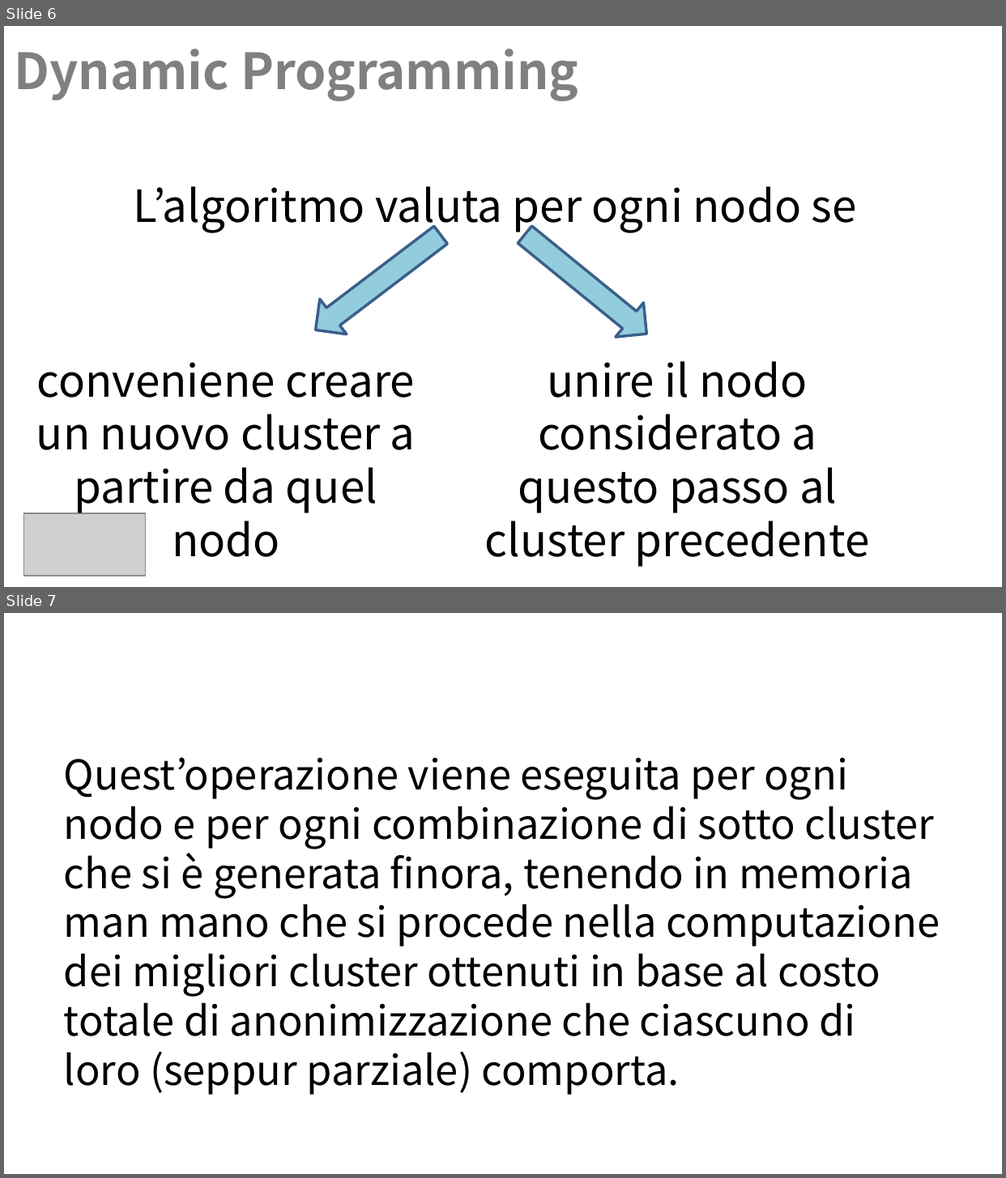
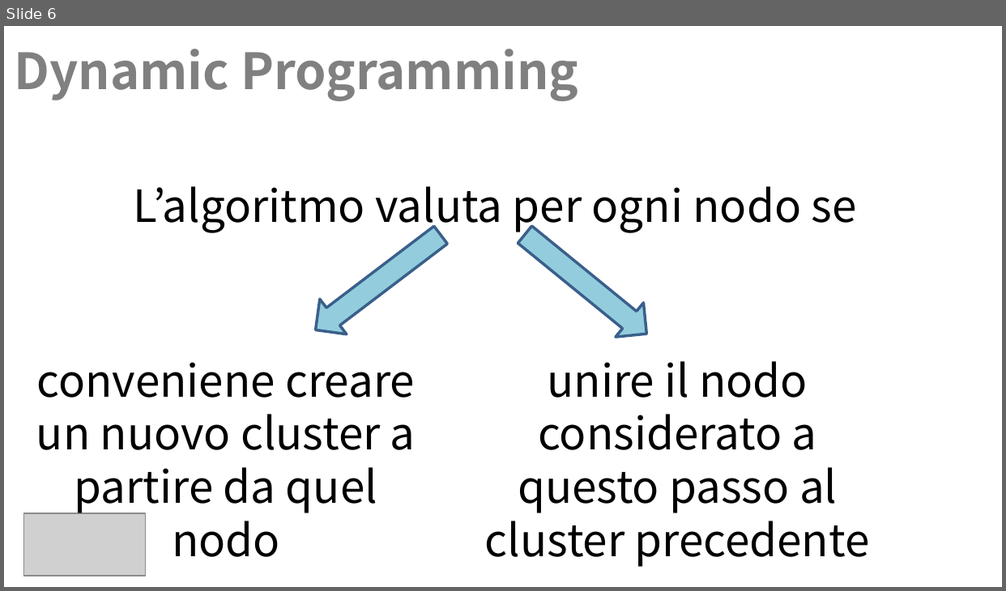
Before and after one commit to Navypowder/DP-P-project, a slide deck: Presentation/Towards_Identity_Anonymization_on_graph(K-degree anonymization).pptx. Shown one above the other, each under a label of ours: slides 6 and 7 before the commit, slide 6 after it. The pictures are 1006x1178 and 1006x591 pixels, drawn with LibreOffice and Linux fonts; fonts in the diff are those of the drawing; grey boxes stand for pictures; background and template pictures are left out. Boxes give left, top, right and bottom in pixels: in the first picture for what was removed or moved away, otherwise in the second. Text is boxed around its words. In the diff, an @@ line names an element or a change of style, - is before the commit and + after.

```diff
--- a/Presentation/Towards_Identity_Anonymization_on_graph(K-degree anonymization).pptx
+++ b/Presentation/Towards_Identity_Anonymization_on_graph(K-degree anonymization).pptx
@@ slide 7 removed at (x1=4, y1=613, x2=1002, y2=1174), background picture (left out) @@
@@ text removed at (x1=64, y1=757, x2=940, y2=1095) @@
-Quest’operazione viene eseguita per ogni nodo e per ogni combinazione di sotto cluster che si è generata finora, tenendo in memoria man mano che si procede nella computazione dei migliori cluster ottenuti in base al costo totale di anonimizzazione che ciascuno di loro (seppur parziale) comporta.
```
Also in this commit, not shown: 2 slides added.
